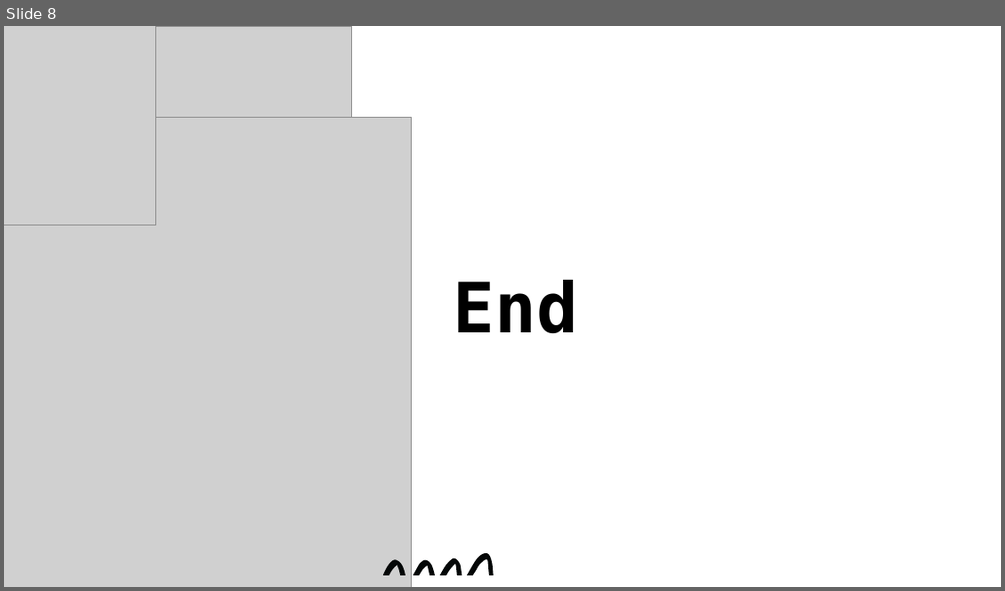
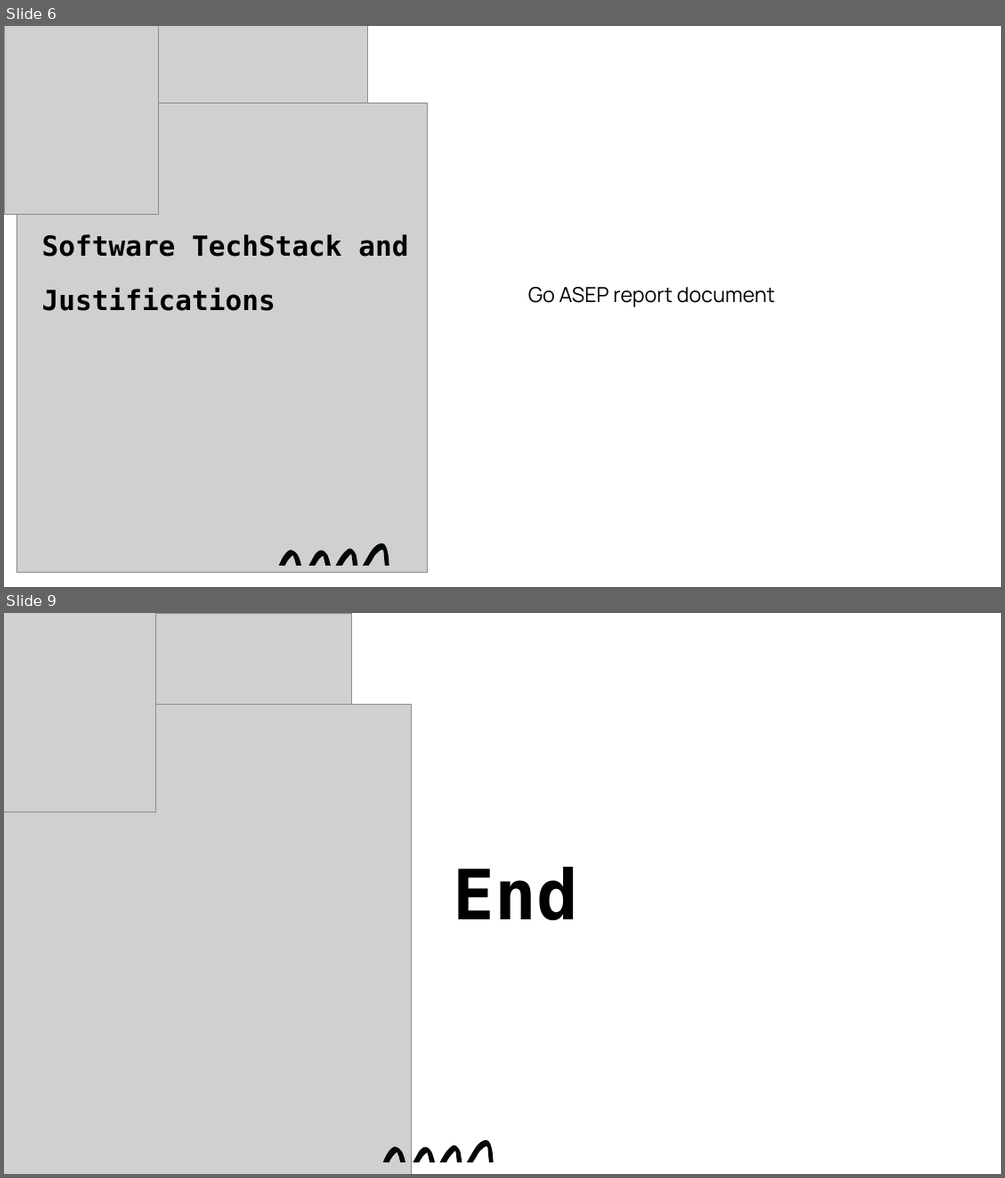
Before and after one commit to andrewwu531/final_year_dissertation, a slide deck: Documentations/Supervisor Meeting PowerPoints/8._Supervisor_Meeting_8Jan21.pptx. Shown one above the other, each under a label of ours: slide 8 before the commit, slides 6 and 9 after it; the slides between them are not shown. The pictures are 1005x591 and 1005x1178 pixels, drawn with LibreOffice and Linux fonts; fonts in the diff are those of the drawing; grey boxes stand for pictures. Boxes give left, top, right and bottom in pixels: in the first picture for what was removed or moved away, otherwise in the second. Text is boxed around its words. In the diff, an @@ line names an element or a change of style, - is before the commit and + after.

```diff
--- a/Documentations/Supervisor Meeting PowerPoints/8._Supervisor_Meeting_8Jan21.pptx
+++ b/Documentations/Supervisor Meeting PowerPoints/8._Supervisor_Meeting_8Jan21.pptx
@@ slide 6 added at (4, 26, 1001, 587), background #FFFFFF @@
@@ picture added at (4, 26, 159, 214) @@
@@ picture added at (16, 26, 367, 461) @@
@@ picture added at (16, 103, 427, 572) @@
@@ text added at (42, 234, 408, 311), 40 pt, text #000000, bold @@
+Software TechStack and Justifications
@@ text added at (528, 287, 776, 307), 30 pt, text #000000 @@
+Go ASEP report document
@@ freeform shape added at (279, 543, 388, 565), fill #040707 @@
@@ what was slide 8 is now slide 9 @@
```
Also in this commit, not shown: 4 slides changed, 1 other slide added, 1 slide removed, 39 other files.
